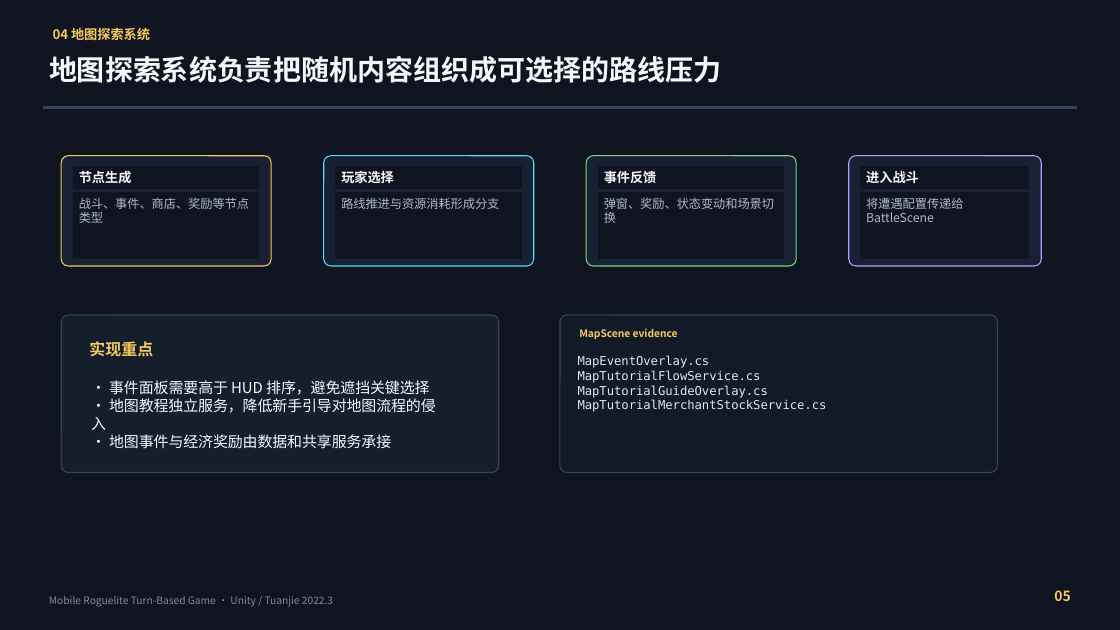
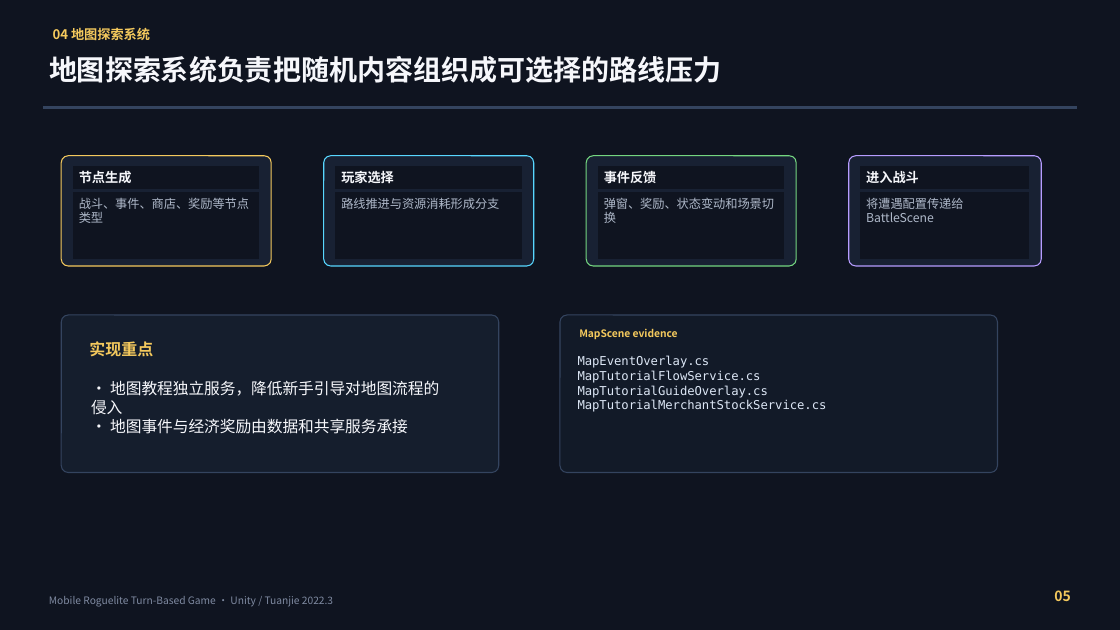
Before and after one commit to RemitSg/DiceLand, a slide deck: slide 5 of outputs/019e9d99-8be2-7e81-9f26-106011435351/presentations/mobile-game-defense/output/mobile-game-defense.pptx. Drawn at 1120x630 pixels with LibreOffice and Linux fonts; fonts in the diff are those of the drawing. Boxes give left, top, right and bottom in pixels: in the first picture for what was removed or moved away, otherwise in the second. Text is boxed around its words. In the diff, an @@ line names an element or a change of style, - is before the commit and + after.

```diff
--- a/outputs/019e9d99-8be2-7e81-9f26-106011435351/presentations/mobile-game-defense/output/mobile-game-defense.pptx
+++ b/outputs/019e9d99-8be2-7e81-9f26-106011435351/presentations/mobile-game-defense/output/mobile-game-defense.pptx
@@ rectangle "· 地图教程独立服务，降低新手引导对地图流程的侵入" at (82, 372, 450, 448): size 12.7 to 13.5 pt @@
@@ text in rectangle at (109, 380, 429, 395): paragraph removed @@
-· 事件面板需要高于 HUD 排序，避免遮挡关键选择
```
Also in this commit, not shown: 4 other slides changed, 1 slide removed, 3 other files.
